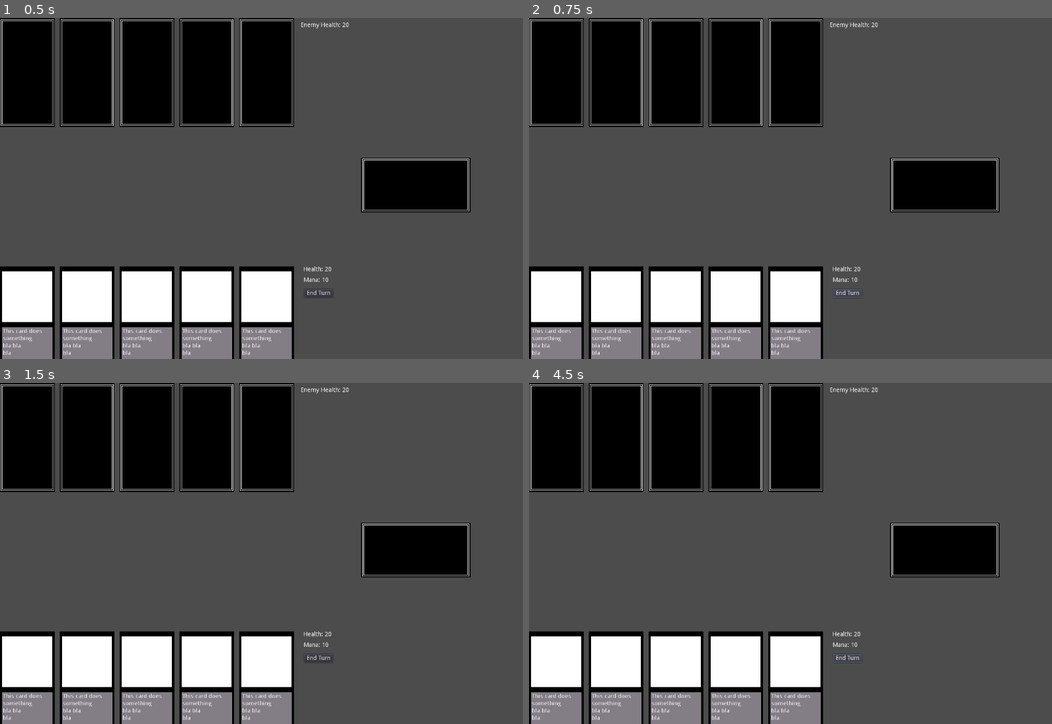
Above: before the commit, frames 1-4 (two rows, left to right).
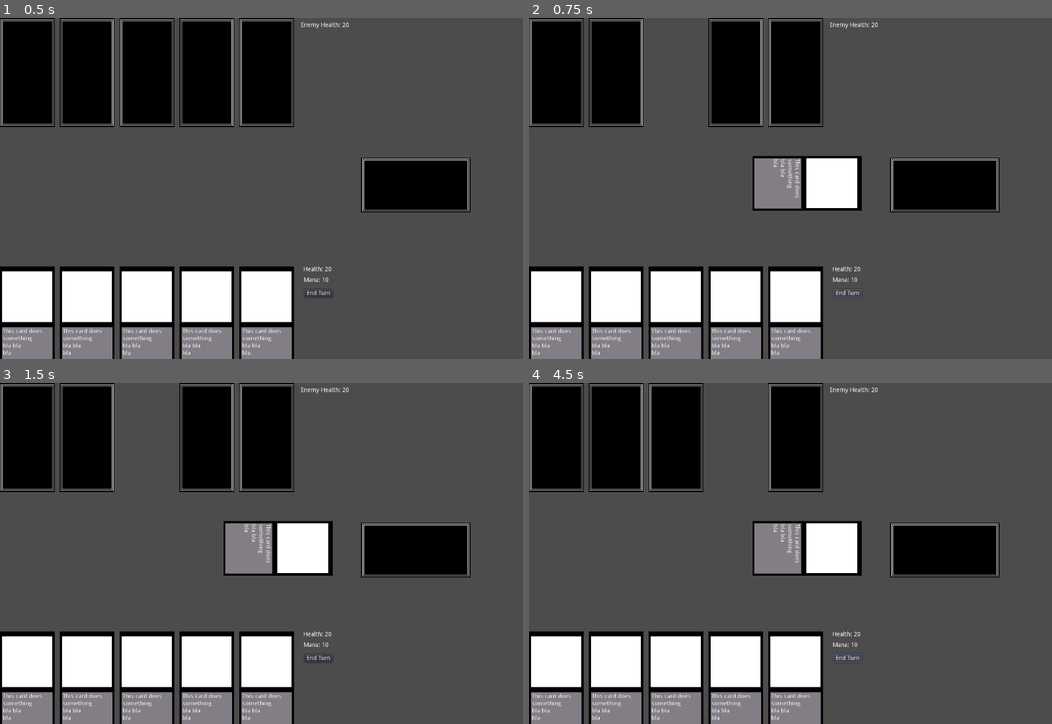
Above: after the commit, the same moments.

Repository: cjsweeten101/gmtk2019
Game: Godot game, scene res://GameRoom.tscn
Same seed, same stepped clock (60 frames per second), same inputs: the game is played once before the commit and once after it.
Inputs (mouse positions are in pixels of both pictures, inside the frame that each line leads up to):
- Up to frame 1 (0.5 s): no input
- Up to frame 2 (0.75 s): click "End Turn" at 0.5 s
- Up to frame 3 (1.5 s): click (413, 550) at 1.27 s
- Up to frame 4 (4.5 s): click (942, 550) at 2.02 s; click "End Turn" at 2.75 s; click (942, 550) at 3.52 s; click "End Turn" at 4.25 s

Frame 1 is identical in both runs. In frame 2, 6.6% of the frame differs, in the area x 22-64%, y 0-57%; in frame 3, 6.6%; in frame 4, 6.7%, in the area x 34-64%, y 0-57%.

Commit message:
ai plays 1 card randomly

Diff:
--- a/AIHand.gd
+++ b/AIHand.gd
@@ -5,7 +5,12 @@
 var mana = 10
 
 func display(hidden):
-	#Iterates through cards and spaces them appropriately:
-	for n in get_children():
-		n.hide()
-		n.global_position.x = 140 * n.get_index()
+	if hidden == false:
+		for n in get_children():
+			n.hide()
+			n.global_position.x = 140 * n.get_index()
+
+func get_card(n):
+	for card in get_children():
+		if card.get_index() == n:
+			return card
--- a/Card.gd
+++ b/Card.gd
@@ -19,3 +19,9 @@
 
 func activate():
 	pass
+
+func enable():
+	$TextureButton.disabled = false
+
+func disable():
+	$TextureButton.disabled = true
--- a/GameRoom.gd
+++ b/GameRoom.gd
@@ -1,6 +1,7 @@
 extends Node2D
 
 #So this will hold the deck, discard, players
+var ai_timeout = false
 
 var turn_bool
 
@@ -21,10 +22,10 @@
 	if $Deck.get_children().size() == 0:
 		reshuffle_discard()
 	$PlayerMana.text = "Mana: " + str($PlayerHand.mana)
-	redraw_hand($PlayerHand)
-	#start_enemy_turn()
+	attempt_to_play_cards($PlayerHand)
+	attempt_to_play_cards($AIHand)
 
-func redraw_hand(hand):
+func attempt_to_play_cards(hand):
 	for n in hand.get_children():
 		if n.played == true:
 			if hand.mana - n.mana_cost >= 0:
@@ -49,7 +50,26 @@
 	$PlayerHand.mana = 10
 	draw(5 - $PlayerHand.get_children().size(), $PlayerHand)
 	$PlayerHand.display(false)
+	ai_timeout = false
 	start_enemy_turn()
 
 func start_enemy_turn():
-	pass
+	if $AITimer.is_stopped() and !ai_timeout:
+		$PlayerHand.deactivate()
+		$AITimer.start()
+		ai_plays()
+	else:
+		pass
+
+func ai_plays():
+	var choice = randi()%4
+	$AIHand.get_card(choice).play()
+	$AIHand.get_card(choice).show()
+
+func _on_AITimer_timeout():
+	$AITimer.stop()
+	ai_timeout = true
+	draw(5 - $AIHand.get_children().size(), $AIHand)
+	$AIHand.display(false)
+	$PlayerHand.activate()
+	$AIHand.mana = 10
--- a/GameRoom.tscn
+++ b/GameRoom.tscn
@@ -52,4 +52,7 @@
 margin_bottom = 41.3388
 text = "Enemy Health: 20
 "
+
+[node name="AITimer" type="Timer" parent="."]
 [connection signal="pressed" from="EndTurn" to="." method="_on_EndTurn_pressed"]
+[connection signal="timeout" from="AITimer" to="." method="_on_AITimer_timeout"]
--- a/Hand.gd
+++ b/Hand.gd
@@ -9,3 +9,10 @@
 	for n in get_children():
 		n.show()
 		n.global_position.x = 140 * n.get_index()
+func deactivate():
+	for n in get_children():
+		n.disable()
+
+func activate():
+	for n in get_children():
+		n.enable()
